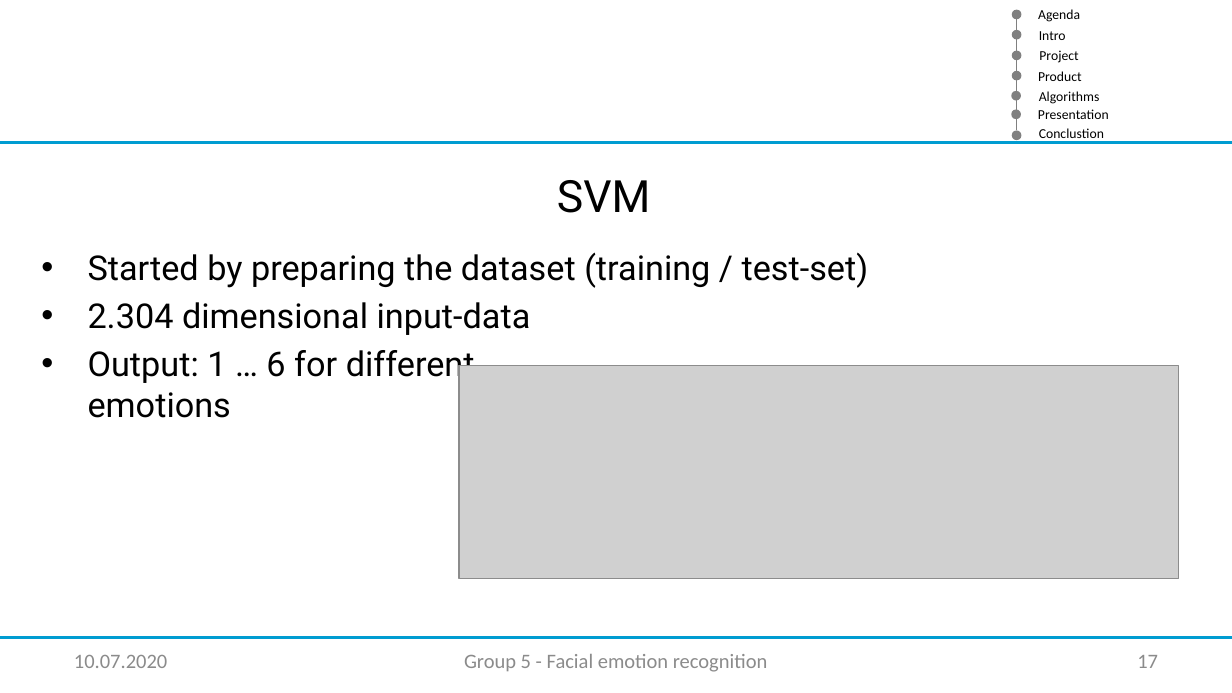
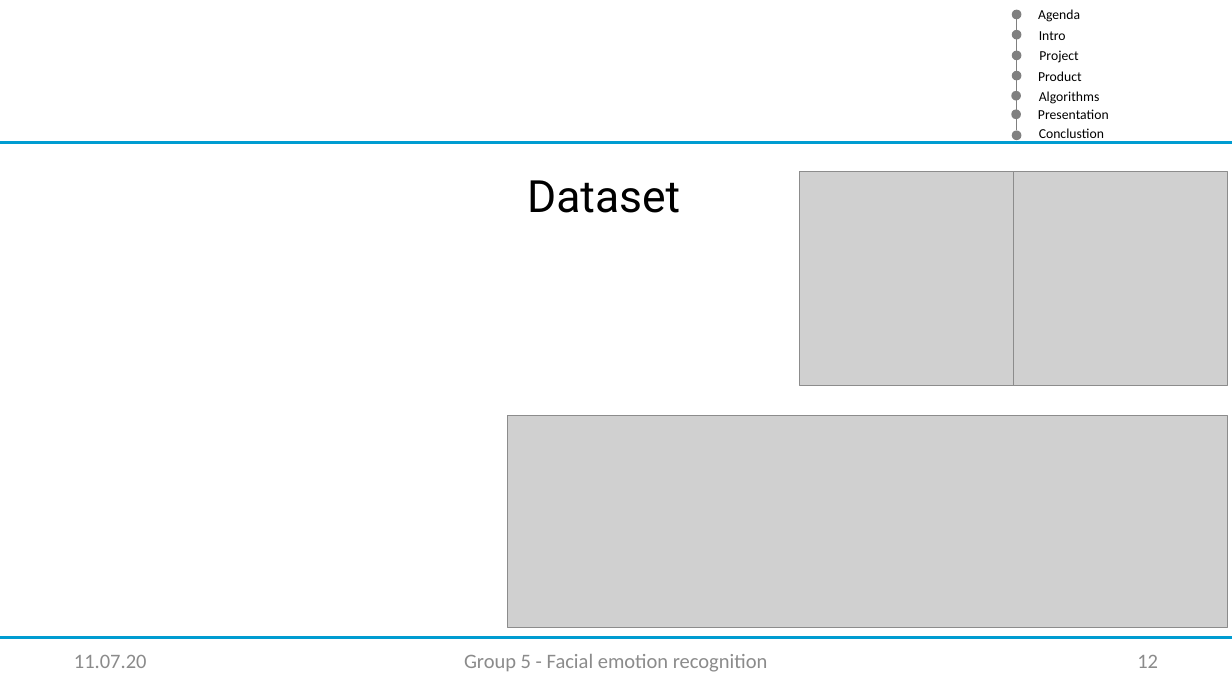
Before and after one commit to XamLe/facial_emotion, a slide deck: slide 12 of Documentation/Master Vortrag ML_group5_v01.pptx (slide 17 before the commit). Drawn at 1232x693 pixels with LibreOffice and Linux fonts; fonts in the diff are those of the drawing; grey boxes stand for pictures; background and template pictures are left out. Boxes give left, top, right and bottom in pixels: in the first picture for what was removed or moved away, otherwise in the second. Text is boxed around its words. In the diff, an @@ line names an element or a change of style, - is before the commit and + after.

Commit message:
Updated SVM Slides

```diff
--- a/Documentation/Master Vortrag ML_group5_v01.pptx
+++ b/Documentation/Master Vortrag ML_group5_v01.pptx
@@ picture added at (800,171,1014,386) @@
@@ picture added at (1014,171,1228,386) @@
@@ text at (527,180,680,213): text changed @@
-SVM
+Dataset
@@ text removed at (88,252,869,418) @@
-• Started by preparing the dataset (training / test-set)
-• 2.304 dimensional input-data
-• Output: 1 … 6 for different
-  emotions
@@ picture: place and size @@
-picture at (460,366,1179,579)
+picture at (508,415,1227,628)
@@ text at (74,655,147,668): text changed @@
-10.07.2020
+11.07.20
@@ page number at (1137,655,1158,668): text changed @@
-17
+12
```
Also in this commit, not shown: 20 other slides changed, 1 slide added, 1 other file.
